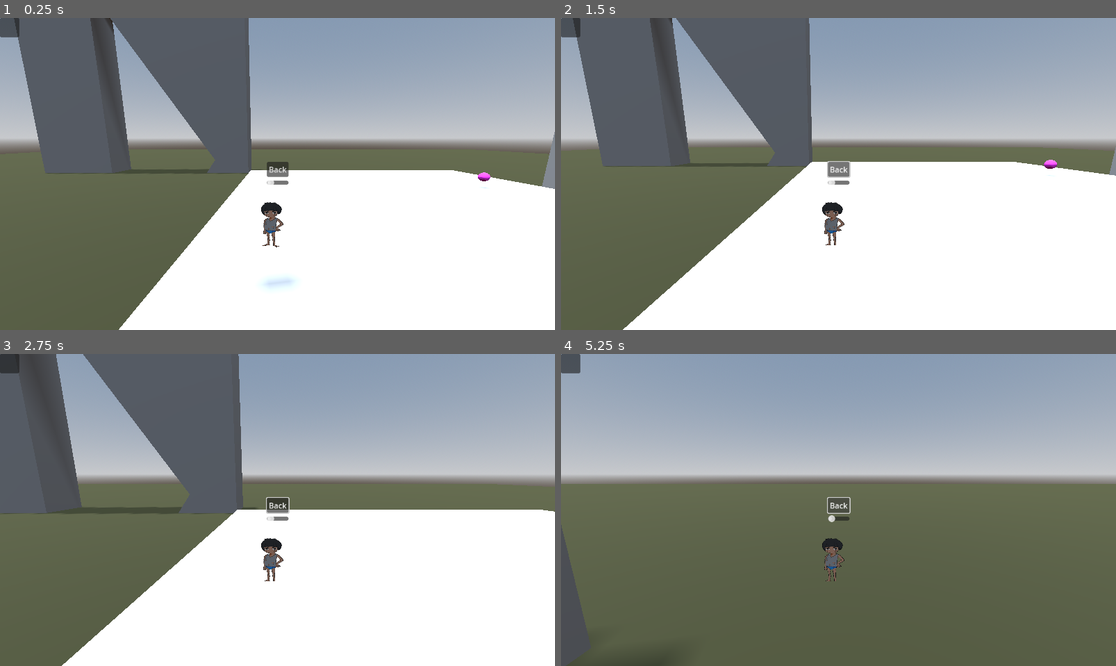
Above: before the commit, frames 1-4 (two rows, left to right).
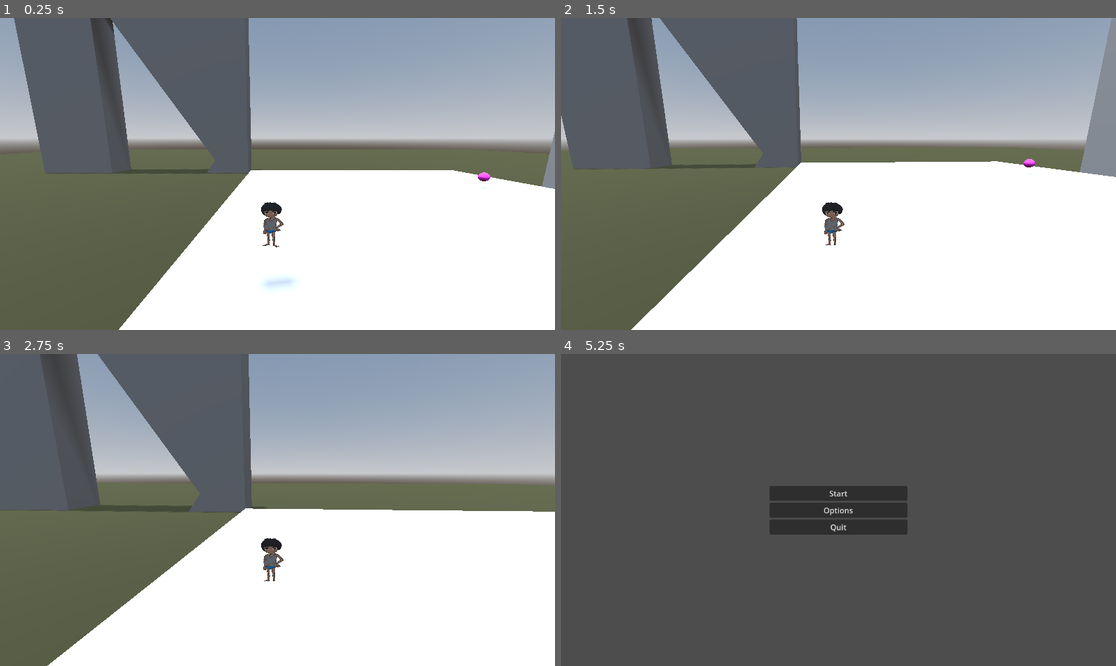
Above: after the commit, the same moments.

Repository: BetterBlood/Smoker_Guy
Game: Godot game, scene res://scenes/main.tscn
The game is run twice, just before and just after one commit, with the same random seed, the same clock (stepped at 60 frames per second) and the same inputs.
Inputs (mouse positions are in pixels of both pictures, inside the frame that each line leads up to):
- Up to frame 1 (0.25 s): no input
- Up to frame 2 (1.5 s): click (838, 167) at 0.5 s, where only the run before the commit has a clickable "Back"; move the mouse to (866, 174) at 1.27 s; hold W (move_forward) from 1.28 s (still down); hold F (Interact) from 1.28 s (still down)
- Up to frame 3 (2.75 s): keep holding W (move_forward); move the mouse to (249, 510) at 2.02 s; release F (Interact) at 2.03 s; tap F (Interact) at 2.1 s
- Up to frame 4 (5.25 s): move the mouse to (849, 503) at 2.77 s; hold F (Interact) 2.78-3.53 s; move the mouse to (832, 516) at 3.52 s; tap F (Interact) at 3.6 s; move the mouse to (877, 513) at 4.27 s; hold F (Interact) 4.28-5 s; tap P (pause, bound only after the commit) at 4.9 s; release W (move_forward) at 5 s; click "Back" (after the commit: "Leave and retrun to main menu") at 5 s

The runs differ from the first frame. In frame 1, 0.5% of the frame differs, in the area x 0-53%, y 0-54%; in frame 2, 8.6%; in frame 3, 5.5%; in frame 4, 58%, in the area x 0-100%, y 0-100%.

Commit message:
Menu update & save volums

Diff:
--- a/default_bus_layout.tres
+++ b/default_bus_layout.tres
@@ -1,10 +1,16 @@
-[gd_resource type="AudioBusLayout" load_steps=2 format=3 uid="uid://ckoufve37igpg"]
+[gd_resource type="AudioBusLayout" load_steps=3 format=3 uid="uid://ckoufve37igpg"]
+
+[sub_resource type="AudioEffectAmplify" id="AudioEffectAmplify_c4ux6"]
+resource_name = "Amplify"
+volume_db = -80.0
 
 [sub_resource type="AudioEffectAmplify" id="AudioEffectAmplify_wtwwy"]
 resource_name = "Amplify"
 volume_db = 20.0
 
 [resource]
+bus/0/effect/0/effect = SubResource("AudioEffectAmplify_c4ux6")
+bus/0/effect/0/enabled = true
 bus/1/name = &"Music"
 bus/1/solo = false
 bus/1/mute = false
--- a/project.godot
+++ b/project.godot
@@ -19,6 +19,7 @@
 
 GlobalAudioStreamPlayer="*res://scenes/audio_stream_player.tscn"
 InteractionsManager="*res://scenes/Interactions/interactions_manager.tscn"
+ConfigFileHandler="*res://scripts/ConfigFileHandler.gd"
 
 [dotnet]
 
@@ -65,6 +66,11 @@
 "events": [Object(InputEventKey,"resource_local_to_scene":false,"resource_name":"","device":-1,"window_id":0,"alt_press …(192 unchanged characters)…
 ]
 }
+pause={
+"deadzone": 0.5,
+"events": [Object(InputEventKey,"resource_local_to_scene":false,"resource_name":"","device":-1,"window_id":0,"alt_pressed":false,"shift_pressed":false,"ctrl_pressed":false,"meta_pressed":false,"pressed":false,"keycode":0,"physical_keycode":80,"key_label":0,"unicode":112,"location":0,"echo":false,"script":null)
+]
+}
 
 [rendering]
 
--- a/scenes/enemy.tscn
+++ b/scenes/enemy.tscn
@@ -110,7 +110,6 @@
 transform = Transform3D(1, 0, 0, 0, 1, 0, 0, 0, 1, 0, 2.24539, 0)
 
 [node name="SoundReceiver" parent="Ear" instance=ExtResource("2_m7243")]
-transform = Transform3D(1, 0, 0, 0, 1, 0, 0, 0, 1, 0, 0, 0)
 
 [node name="AnimatedSprite3D" type="AnimatedSprite3D" parent="."]
 transform = Transform3D(1, 0, 0, 0, 1, 0, 0, 0, 1, -0.2, 2.7, 0)
@@ -123,13 +122,11 @@
 [node name="DetectPlayer" type="Node3D" parent="Audios"]
 
 [node name="DetectPlayer1" type="AudioStreamPlayer3D" parent="Audios/DetectPlayer"]
-transform = Transform3D(1, 0, 0, 0, 1, 0, 0, 0, 1, 0, 0, 0)
 stream = ExtResource("4_h0owq")
 volume_db = -10.0
 bus = &"Voice"
 
 [node name="CatchPlayer" type="Node3D" parent="Audios"]
-transform = Transform3D(1, 0, 0, 0, 1, 0, 0, 0, 1, 0, 0, 0)
 
 [node name="CatchPlayer1" type="AudioStreamPlayer3D" parent="Audios/CatchPlayer"]
 stream = ExtResource("5_jlpub")
@@ -139,7 +136,6 @@
 [node name="ReachPatrolPoint" type="Node3D" parent="Audios"]
 
 [node name="ReachPatrolPoint" type="AudioStreamPlayer3D" parent="Audios/ReachPatrolPoint"]
-transform = Transform3D(1, 0, 0, 0, 1, 0, 0, 0, 1, 0, 0, 0)
 stream = ExtResource("6_6ujad")
 volume_db = -15.0
 bus = &"Voice"
--- a/scenes/main.tscn
+++ b/scenes/main.tscn
@@ -1,5 +1,6 @@
-[gd_scene load_steps=10 format=3 uid="uid://cvmxwqk61tto4"]
+[gd_scene load_steps=11 format=3 uid="uid://cvmxwqk61tto4"]
 
+[ext_resource type="Script" path="res://scripts/main.gd" id="1_654p1"]
 [ext_resource type="PackedScene" uid="uid://b5dpenco0nwh" path="res://scenes/player.tscn" id="1_sa3da"]
 [ext_resource type="PackedScene" uid="uid://b3utv1asyo0gj" path="res://scenes/enemy.tscn" id="2_jc17c"]
 [ext_resource type="PackedScene" uid="uid://c7whgqwiiu1e1" path="res://scenes/Interactions/interaction_static.tscn" id="3_7tarn"]
@@ -23,6 +24,7 @@
 metallic_specular = 0.6
 
 [node name="Main" type="Node3D"]
+script = ExtResource("1_654p1")
 
 [node name="WorldEnvironment" type="WorldEnvironment" parent="."]
 environment = SubResource("Environment_hdhwh")
--- a/scenes/options.tscn
+++ b/scenes/options.tscn
@@ -33,10 +33,29 @@
 
 [node name="Back" type="Button" parent="Panel/VBoxContainer"]
 layout_mode = 2
-text = "Back"
+text = "Leave and retrun to main menu"
 
-[node name="VolumeSlider" type="HSlider" parent="Panel/VBoxContainer"]
+[node name="Master" type="HSlider" parent="Panel/VBoxContainer"]
 layout_mode = 2
 
+[node name="MusicSlider" type="HSlider" parent="Panel/VBoxContainer"]
+layout_mode = 2
+value = 50.0
+
+[node name="SFX" type="HSlider" parent="Panel/VBoxContainer"]
+layout_mode = 2
+value = 50.0
+
+[node name="Voice" type="HSlider" parent="Panel/VBoxContainer"]
+layout_mode = 2
+value = 50.0
+
 [connection signal="pressed" from="Panel/VBoxContainer/Back" to="." method="_on_back_pressed"]
-[connection signal="value_changed" from="Panel/VBoxContainer/VolumeSlider" to="." method="_on_volume_slider_value_changed"]
+[connection signal="drag_ended" from="Panel/VBoxContainer/Master" to="." method="_on_master_drag_ended"]
+[connection signal="value_changed" from="Panel/VBoxContainer/Master" to="." method="_on_master_value_changed"]
+[connection signal="drag_ended" from="Panel/VBoxContainer/MusicSlider" to="." method="_on_music_slider_drag_ended"]
+[connection signal="value_changed" from="Panel/VBoxContainer/MusicSlider" to="." method="_on_music_slider_value_changed"]
+[connection signal="drag_ended" from="Panel/VBoxContainer/SFX" to="." method="_on_sfx_drag_ended"]
+[connection signal="value_changed" from="Panel/VBoxContainer/SFX" to="." method="_on_sfx_value_changed"]
+[connection signal="drag_ended" from="Panel/VBoxContainer/Voice" to="." method="_on_voice_drag_ended"]
+[connection signal="value_changed" from="Panel/VBoxContainer/Voice" to="." method="_on_voice_value_changed"]
--- /dev/null
+++ b/scripts/ConfigFileHandler.gd
@@ -0,0 +1,26 @@
+extends Node
+
+var config = ConfigFile.new()
+const VOLUMS_FILE_PATH = "user://volumes.ini"
+
+func _ready() -> void:
+	if !FileAccess.file_exists(VOLUMS_FILE_PATH):
+		config.set_value("audio", "Master", 50)
+		config.set_value("audio", "Music", 30)
+		config.set_value("audio", "SFX", 30)
+		config.set_value("audio", "Voice", 30)
+
+		config.save(VOLUMS_FILE_PATH)
+	else:
+		config.load(VOLUMS_FILE_PATH)
+
+
+func save_audio_volum(name: String, value: float):
+	config.set_value("audio", name, value)
+	config.save(VOLUMS_FILE_PATH)
+
+func load_audio_volums():
+	var audio_volums = {}
+	for key in config.get_section_keys("audio"):
+		audio_volums[key] = config.get_value("audio", key)
+	return audio_volums
--- a/scripts/Enemy.gd
+++ b/scripts/Enemy.gd
@@ -46,6 +46,7 @@
 		if position.distance_to(target) < 1.0:
 			update_patrol_target()
 	else:
+		#TODO catch the player if close to him
 		target = Vector3(player.position.x, position.y, player.position.z)
 		look_at(target, Vector3.UP)
 
--- /dev/null
+++ b/scripts/main.gd
@@ -0,0 +1,6 @@
+extends Node3D
+@onready var options: OptionsMenu = $Options
+
+func _ready() -> void:
+	options.hide()
+	options.is_open = false
--- a/scripts/options.gd
+++ b/scripts/options.gd
@@ -1,12 +1,61 @@
 class_name OptionsMenu extends Control
 
+var is_open:= true
+@onready var options: OptionsMenu = $"."
+
+func _ready() -> void:
+	var audio_volums = ConfigFileHandler.load_audio_volums()
+
+	$Panel/VBoxContainer/Master.value = audio_volums["Master"]
+	$Panel/VBoxContainer/MusicSlider.value = audio_volums["Music"]
+	$Panel/VBoxContainer/SFX.value = audio_volums["SFX"]
+	$Panel/VBoxContainer/Voice.value = audio_volums["Voice"]
+
 func _on_back_pressed() -> void:
-	get_tree().change_scene_to_file("res://scenes/menu.tscn")
+	get_tree().change_scene_to_file("res://scenes/main_menu.tscn")
+
+func _process(delta: float) -> void:
+	if Input.is_action_just_pressed("pause"):
+		if not is_open:
+			Input.mouse_mode = Input.MOUSE_MODE_VISIBLE
+			is_open = true
+			options.show()
+		else:
+			Input.mouse_mode = Input.MOUSE_MODE_HIDDEN
+			is_open = false
+			options.hide()
 
 
-func _on_volume_slider_value_changed(value: float) -> void:
-	if value == 0:
-		AudioServer.set_bus_mute(0, true)
-	else:
-		AudioServer.set_bus_mute(0, false)
-		AudioServer.set_bus_volume_db(0, value)
+func _on_master_value_changed(value: float) -> void:
+	AudioServer.set_bus_mute(0, not value)
+	AudioServer.set_bus_volume_db(0, value)
+
+func _on_music_slider_value_changed(value: float) -> void:
+	AudioServer.set_bus_mute(1, not value)
+	AudioServer.set_bus_volume_db(1, value)
+
+
+func _on_sfx_value_changed(value: float) -> void:
+	AudioServer.set_bus_mute(2, not value)
+	AudioServer.set_bus_volume_db(2, value)
+
+
+func _on_voice_value_changed(value: float) -> void:
+	AudioServer.set_bus_mute(3, not value)
+	AudioServer.set_bus_volume_db(3, value)
+
+
+func _on_master_drag_ended(value_changed: bool) -> void:
+	ConfigFileHandler.save_audio_volum("Master", $Panel/VBoxContainer/Master.value)
+
+
+func _on_music_slider_drag_ended(value_changed: bool) -> void:
+	ConfigFileHandler.save_audio_volum("Music", $Panel/VBoxContainer/MusicSlider.value)
+
+
+func _on_sfx_drag_ended(value_changed: bool) -> void:
+	ConfigFileHandler.save_audio_volum("SFX", $Panel/VBoxContainer/SFX.value)
+
+
+func _on_voice_drag_ended(value_changed: bool) -> void:
+	ConfigFileHandler.save_audio_volum("Voice", $Panel/VBoxContainer/Voice.value)
